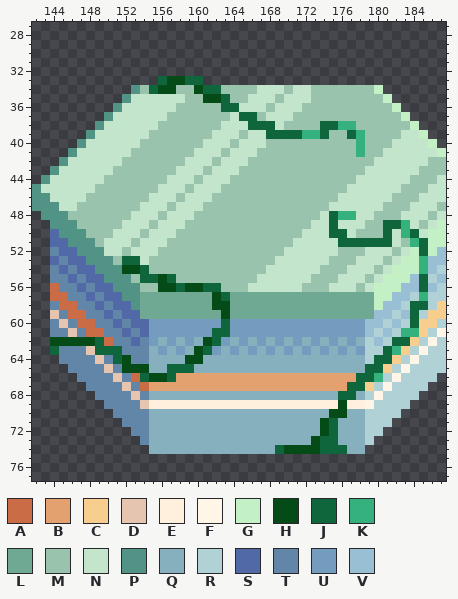
One commit to this pixel-art file: Assets/Sprites/Tiles/NewLayerTilemap.aseprite. The first picture shows the starting point.
1000x1000 pixels, 1 frame. Colours within 5 levels of each other are drawn and written as one. Shown: x 142..187, y 27..77. The old version is drawn lined up with the new one. The commit also changed other parts of the picture, which this record leaves out.
Visible layers, top first: "Layer 3", "Layer 2", "Flattened #2".
Palette (. is transparent): A #ca6d46  B #e2a16f  C #f8ce8f  D #e6c5b0  E #fff0dd  F #fff6e7  G #c4f0c5  H #044b18  J #0f653c  K #34b17d  L #70a993  M #9ac3ad  N #c2e5cb  P #519385  Q #86b0bd  R #b0d2d6  S #5169a6  T #6186a8  U #739cbe  V #98bfd3
Pixels before, first column x 142:
33 ..............JHHJJ...........................
34 ...........PMJHHMMHJJMMMMNNNMNNMMMMMMMG.......
35 ..........PNNNNNNMMHHJMMNNNMNNNMMMMMMMMG......
36 .........PNNNNNNMMMMMJJNNNMNNNMMMMMMMMMMG.....
37 ........PNNNNNNMMMMMMMNJJMNNNMMMMMMMMMMMMG....
38 .......PNNNNNNMMMMMMMNNNJJJNMMMMJJKKMMMMMMG...
39 ......PNNNNNNMMMMMMMNNNMNNJJJJKKJMMJKMMMMNNG..
40 .....PNNNNNNMMMMMMMNNNMNNNMMMMMMMMMMKMMMNNNNG.
41 ....PNNNNNNMMMMMMMNNNMNNNMMMMMMMMMMMKMMNNNNNNG
42 ...PNNNNNNMMMMMMMNNNMNNNMMMMMMMMMMMMMMNNNNNNMM
43 ..PNNNNNNMMMMMMMNNNMNNNMMMMMMMMMMMMMMNNNNNNMMM
44 .PNNNNNNMMMMMMMNNNMNNNMMMMMMMMMMMMMMNNNNNNMMMN
45 PNNNNNNMMMMMMMNNNMNNNMMMMMMMMMMMMMMNNNNNNMMMNN
46 PPNNNNMMMMMMMNNNMNNNMMMMMMMMMMMMMMNNNNNNMMMNNN
47 PPPNNMMMMMMMNNNMNNNMMMMMMMMMMMMMMNNNNNNMMMNNNM
48 .PPPMMMMMMMNNNMNNNMMMMMMMMMMMMMMNJKKNNMMMNNNMN
49 ..PPPMMMMMNNNMNNNMMMMMMMMMMMMMMNNJNNNMMJJKNMNG
50 ..SPPPMMMNNNMNNNMMMMMMMMMMMMMMNNNJJNMMMJNKJNGG
51 ..SSPPPMNNNMNNNMMMMMMMMMMMMMMNNNNNJJJJJJNMKJGG
52 ..TSSPPPNNMNNNMMMMMMMMMMMMMMNNNNNNMMMNNNMNGJGV
53 ..STSSPPPMJJNMMMMMMMMMMMMMMNNNNNNMMMNNNMNGGKVV
54 ..TSTSSPPPHHJMMMMMMMMMMMMMNNNNNNMMMNNNMNGGGKVR
55 ..TTSTSSPPPMJJHJMMMMMMMMMNNNNNNMMMNNNMNGGGVJRV
56 ..ATTSTSSPPPMMHHJHHJJMMMNNNNNNMMMNNNMNGGGVVJVR
57 ..AATTSTSSPPLLLLLLLLHJLLLLLLLLLLLLLLLLGGVVRKRR
58 ..TAATTSTSSPLLLLLLLLHHLLLLLLLLLLLLLLLLGVVRJJRC
59 ..DTAATTSTSSLLLLLLLLLHLLLLLLLLLLLLLLLLVVRVJRCC
60 ..TDTAATTSTSSUUUUUUUUJUUUUUUUUUUUUUUUVVRVRJCCR
61 ..TTDTAATTSTSUUUUUUUJJUUUUUUUUUUUUUUUVRVRKKCRF
62 ..HHHHHJATTSTUQUQUQHJUQUQUQUQUQUQUQUQRVRJJCRFR
63 ..JTTTDJJJTTTQUQUQHJUQUQUQUQUQUQUQUQURRJKCRFRR
64 ...TTTTDTJHTTQQQQHHQQQQQQQQQQQQQQQQQQRJJCRFRRR
65 ....TTTTDTHHHQQJJJQQQQQQQQQQQQQQQQQQQJJCRFRRRR
66 .....TTTTDTAJHHJBBBBBBBBBBBBBBBBBBBBJJKRFRRRR.
67 ......TTTTDTABBBBBBBBBBBBBBBBBBBBBBJJCRFRRRR..
68 .......TTTTDTQQQQQQQQQQQQQQQQQQQQQJJQRFRRRR...
69 ........TTTTDEEEEEEEEEEEEEEEEEEEEEHEEFRRRR....
70 .........TTTTQQQQQQQQQQQQQQQQQQQQHHQQRRRR.....
71 ..........TTTQQQQQQQQQQQQQQQQQQQHJQQQRRR......
72 ...........TTQQQQQQQQQQQQQQQQQQQHJQQQRR.......
73 ............TQQQQQQQQQQQQQQQQQQHJJQQQR........
74 .............QQQQQQQQQQQQQQJHHHHJJJQQ.........
Once edited:
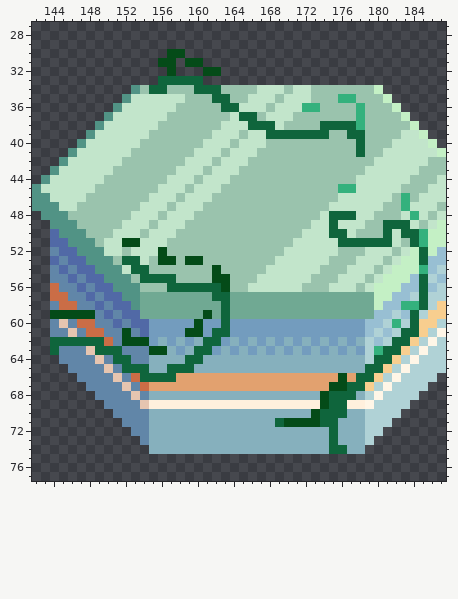
Changes in this commit:
drawings rearranged on the sheet (the old picture shows each at its new place; 13 dropped ones are not shown)
Colour C replaces colour K in row 66 at x 180.
Colour H is added in row 30 at x 157 to 158; in row 31 at x 156 to 157 and 159 to 160; in row 32 at x 157 and 161 to 162.
Colour H replaces colour A in row 59 at x 146 to 147.
Colour H replaces colour B in row 66 at x 176; in row 67 at x 175 to 176.
Colour H replaces colour D in row 59 at x 144.
Colour H replaces colour E in row 69 at x 174.
Colour H replaces colour L in row 59 at x 161.
Colour H replaces colour M in row 51 at x 153; in row 52 at x 156; in row 53 at x 156 to 157 and 159 to 160; in row 54 at x 162; in row 55 at x 162 to 163; in row 56 at x 163.
Colour H replaces colour N in row 51 at x 152.
Colour H replaces colour Q in row 63 at x 155; in row 68 at x 174; in row 70 at x 173; in row 71 at x 170 to 173.
Colour H replaces colour S in row 61 at x 152; in row 62 at x 153.
Colour H replaces colour T in row 59 at x 145 and 148; in row 62 at x 152 and 154.
Colour H replaces colour U in row 60 at x 160; in row 61 at x 159 to 160; in row 63 at x 156.
Colour J replaces colour E in row 69 at x 175.
Colour J replaces colour H in row 33 at x 157 to 158; in row 34 at x 156 and 160; in row 35 at x 162; in row 54 at x 153; in row 55 at x 156; in row 56 at x 157 and 159 to 160.
Colour J replaces colour H in row 57 at x 162; in rows 58 to 59 at x 163; in row 62 at x 144 to 148 and 161; in row 63 at x 160; in row 64 at x 152 and 159 to 160; in row 65 at x 152 to 154.
Colour J replaces colour H in row 66 at x 155 to 156; in row 69 at x 176; in row 70 at x 175 to 176; in row 71 at x 174.
Colour J replaces colour K in row 38 at x 176 to 177; in row 39 at x 172 to 173 and 178; in rows 40 to 41 at x 178; in row 48 at x 176 to 177; in rows 49 to 50 at x 183; in row 51 at x 184.
Colour J replaces colour K in row 53 at x 185; in row 57 at x 185; in row 61 at x 183 to 184; in row 63 at x 182.
Colour J replaces colour Q in row 68 at x 175; in row 70 at x 174; in row 71 at x 169.
Colour K replaces colour J in row 51 at x 185; in row 58 at x 184.
Colour K replaces colour M in row 35 at x 176 to 177; in row 36 at x 172 to 173 and 178; in rows 37 to 38 at x 178; in row 45 at x 176; in rows 46 to 47 at x 183.
Colour K replaces colour N in row 45 at x 177; in row 48 at x 184; in row 50 at x 185.
Colour K replaces colour R in row 58 at x 183; in row 63 at x 180.
Colour K replaces colour V in row 60 at x 182.
Colour L replaces colour H in row 58 at x 162.
Colour M replaces colour H in row 34 at x 157; in row 35 at x 161; in row 56 at x 156.
Colour N replaces colour H in row 54 at x 152.
Colour Q replaces colour H in row 72 at x 174; in row 73 at x 173; in row 74 at x 170 to 173.
Colour Q replaces colour J in row 73 at x 174; in row 74 at x 169 and 174.
